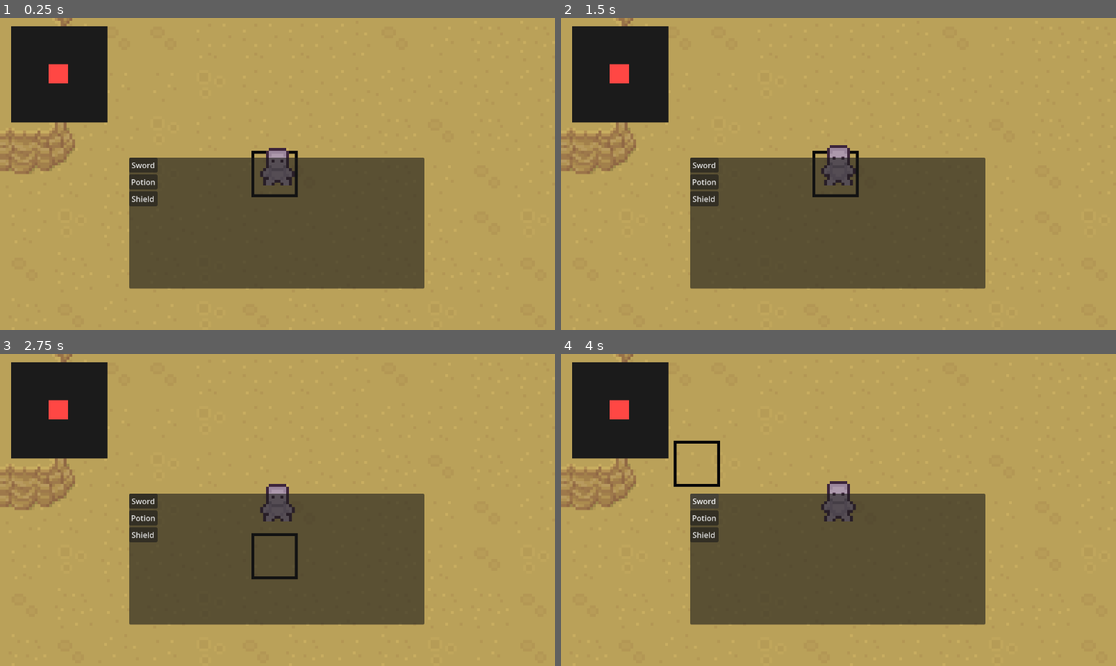
Above: before the commit, frames 1-4 (two rows, left to right).
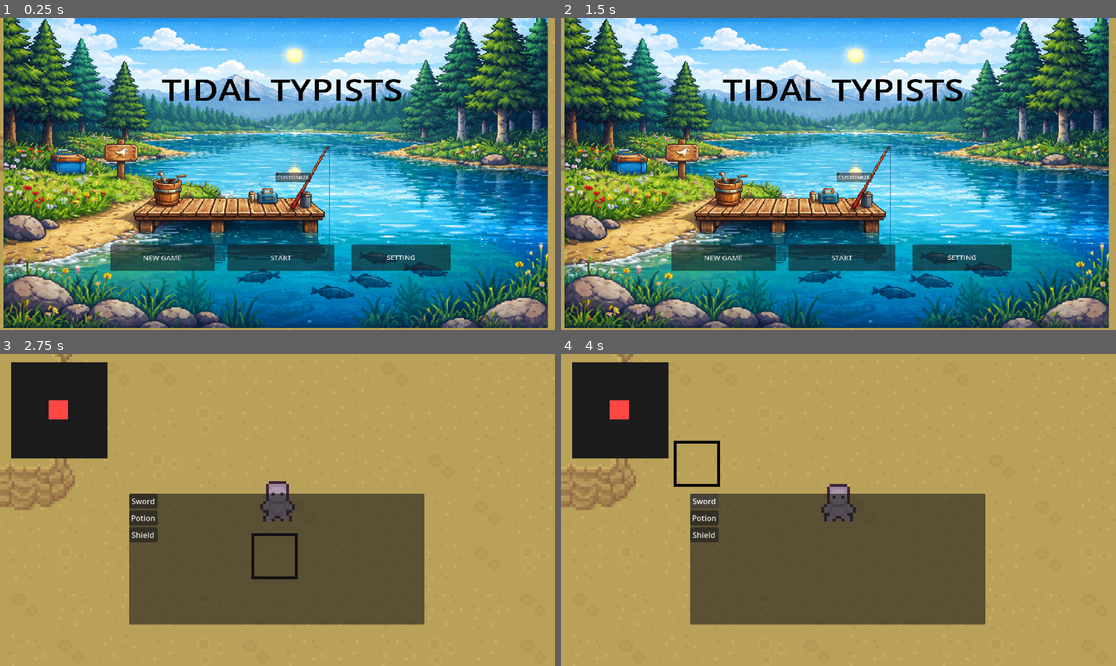
Above: after the commit, the same moments.

Repository: sagedontgo/tidal-typists
Game: Godot game, scene res://scenes/game.tscn
The game is run twice, just before and just after one commit, with the same random seed, the same clock (stepped at 60 frames per second) and the same inputs.
Inputs (mouse positions are in pixels of both pictures, inside the frame that each line leads up to):
- Up to frame 1 (0.25 s): no input
- Up to frame 2 (1.5 s): click (960, 258) at 0.5 s, where only the run after the commit has a clickable "SETTING"; click (855, 177) at 1.25 s, where only the run after the commit has a clickable "CUSTOMIZE"
- Up to frame 3 (2.75 s): click (283, 594) at 2 s, where only the run after the commit has a clickable "START"
- Up to frame 4 (4 s): click "Sword" at 2.75 s; click (705, 497) at 3.5 s

The runs differ from the first frame. In frame 1, 96% of the frame differs, in the area x 0-99%, y 0-100%; in frame 2, 96%; in frame 3, 0.2%; in frame 4, 0.2%.

Commit message:
StartScreen and MiniMap

Diff:
--- a/tidal-typists/scenes/game.tscn
+++ b/tidal-typists/scenes/game.tscn
@@ -4,6 +4,7 @@
 [ext_resource type="PackedScene" uid="uid://n8r3fs1np7yu" path="res://scenes/cursor.tscn" id="2_lnu2h"]
 [ext_resource type="Texture2D" uid="uid://cod6ppkby6116" path="res://assets/map/tiles.png" id="2_yqjtg"]
 [ext_resource type="PackedScene" uid="uid://drm0ljm7eq57t" path="res://scenes/hud.tscn" id="4_lbhrr"]
+[ext_resource type="PackedScene" uid="uid://sjan3eivecdw" path="res://scenes/startscreen.tscn" id="5_iywne"]
 
 [sub_resource type="TileSetAtlasSource" id="TileSetAtlasSource_lnu2h"]
 resource_name = "tiles"
@@ -488,3 +489,5 @@
 zoom = Vector2(6, 6)
 
 [node name="HUD" parent="." unique_id=572454751 instance=ExtResource("4_lbhrr")]
+
+[node name="StartScreen" parent="HUD" unique_id=2019346187 instance=ExtResource("5_iywne")]
--- a/tidal-typists/scenes/startscreen.tscn
+++ b/tidal-typists/scenes/startscreen.tscn
@@ -1,13 +1,15 @@
 [gd_scene format=3 uid="uid://sjan3eivecdw"]
 
 [ext_resource type="Texture2D" uid="uid://birylhn30nsck" path="res://Images/2d pixel background.png" id="1_8hh42"]
-[ext_resource type="Script" uid="uid://2p6mc5dq0s5n" path="res://scripts/start_menu.gd" id="2_m1yxm"]
+[ext_resource type="Script" uid="uid://cx66crcncs6m3" path="res://scripts/start_menu.gd" id="2_m1yxm"]
 
-[node name="Control" type="Control" unique_id=2019346187]
+[node name="StartScreen" type="Control" unique_id=708417317]
 layout_mode = 3
-anchors_preset = 0
-offset_right = 40.0
-offset_bottom = 40.0
+anchors_preset = 15
+anchor_right = 1.0
+anchor_bottom = 1.0
+grow_horizontal = 2
+grow_vertical = 2
 
 [node name="HBoxContainer" type="HBoxContainer" parent="." unique_id=263655733]
 layout_mode = 1
@@ -19,8 +21,8 @@
 theme_override_constants/separation = 0
 
 [node name="Sprite2D" type="Sprite2D" parent="HBoxContainer" unique_id=1372222176]
-position = Vector2(1113, 716.00006)
-scale = Vector2(1.4394531, 1.4013672)
+position = Vector2(572.25006, 321.25003)
+scale = Vector2(0.7353516, 0.63037103)
 texture = ExtResource("1_8hh42")
 
 [node name="Button" type="Button" parent="HBoxContainer/Sprite2D" unique_id=1860235496]
--- a/tidal-typists/scripts/start_menu.gd
+++ b/tidal-typists/scripts/start_menu.gd
@@ -1,14 +1,90 @@
 extends Control
 
-func _on_new_game_pressed():
-	get_tree().change_scene_to_file("res://scenes/nickname.tscn")
+@export var start_scene_path: String = "res://scenes/game.tscn"
+@export var nickname_scene_path: String = "res://scenes/nickname.tscn"
+@export var customize_scene_path: String = "res://scenes/customize.tscn"
+
+var _paused_by_menu := false
+
+func _enter_tree() -> void:
+	# Just to make sure this menu keeps working while the game is paused.
+	process_mode = Node.PROCESS_MODE_WHEN_PAUSED
+	if get_parent() != null:
+		get_parent().process_mode = Node.PROCESS_MODE_WHEN_PAUSED
+
+func _ready() -> void:
+	# Buttons in `startscreen.tscn` are not all wired via signals yet,
+	_connect_optional_buttons()
+	# Open/pause here (not _enter_tree) so it runs after other nodes' _ready().
+	# To prevent the in-game Cursor script from immediately hiding the mouse.
+	_open_menu()
+
+func _open_menu() -> void:
+	if not get_tree().paused:
+		get_tree().paused = true
+		_paused_by_menu = true
+
+	Input.set_mouse_mode(Input.MOUSE_MODE_VISIBLE)
+
+func _close_menu_and_resume() -> void:
+	if _paused_by_menu:
+		get_tree().paused = false
+		_paused_by_menu = false
+
+	# in-game cursor is hidden ; restores after leaving the menu.
+	Input.set_mouse_mode(Input.MOUSE_MODE_HIDDEN)
+
+	# Removes the whole start screen overlay once the player starts.
+	var root := get_parent()
+	if root != null:
+		root.queue_free()
+	else:
+		queue_free()
+
+func _connect_optional_buttons() -> void:
+	# START button
+	var start_btn := get_node_or_null("../HBoxContainer/Sprite2D/Button")
+	if start_btn is Button:
+		var b := start_btn as Button
+		if not b.pressed.is_connected(_on_start_pressed):
+			b.pressed.connect(_on_start_pressed)
+
+	# SETTING button
+	var settings_btn := get_node_or_null("../HBoxContainer/Sprite2D/Button2")
+	if settings_btn is Button:
+		var sb := settings_btn as Button
+		if not sb.pressed.is_connected(_on_settings_pressed):
+			sb.pressed.connect(_on_settings_pressed)
+
+func _try_change_scene(path: String) -> void:
+	if path.is_empty():
+		push_warning("Scene path is empty.")
+		return
+	if not ResourceLoader.exists(path):
+		push_warning("Scene not found: %s" % path)
+		return
+
+	# Unpause before changing scenes to avoid arriving into a paused scene tree.
+	get_tree().paused = false
+	_paused_by_menu = false
+	Input.set_mouse_mode(Input.MOUSE_MODE_VISIBLE)
+	get_tree().change_scene_to_file(path)
 
 func _on_customize_pressed():
-	get_tree().change_scene_to_file("res://scenes/customize.tscn")
+	_try_change_scene(customize_scene_path)
 
 func _on_button_4_pressed() -> void:
-	pass # Replace with function body.
-
+	# NEW GAME (for now): start gameplay by closing the overlay.
+	# swap this to `_try_change_scene(nickname_scene_path)` when ready.
+	_close_menu_and_resume()
 
 func _on_button_3_pressed() -> void:
-	pass # Replace with function body.
+	# CUSTOMIZE (placeholder until the scene exists).
+	_try_change_scene(customize_scene_path)
+
+func _on_start_pressed() -> void:
+	_close_menu_and_resume()
+
+func _on_settings_pressed() -> void:
+	# Placeholder until settings menu is implemented.
+	push_warning("Settings menu not implemented yet.")
Not shown, added: tidal-typists/scenes/button_4.gd.uid
Not shown, added: tidal-typists/scripts/start_menu.gd.uid
